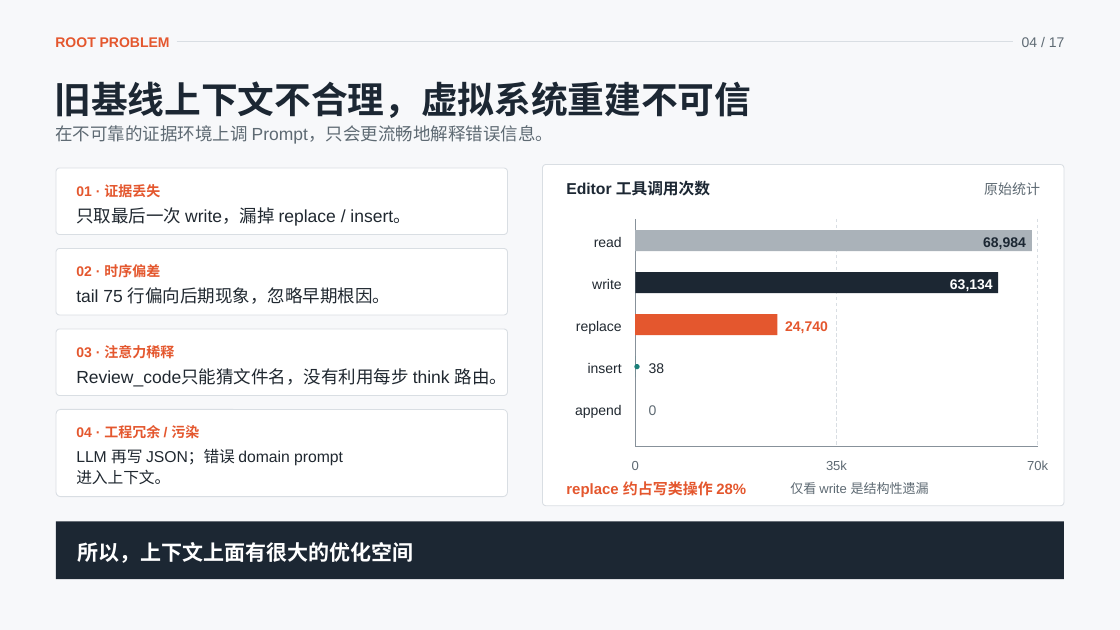
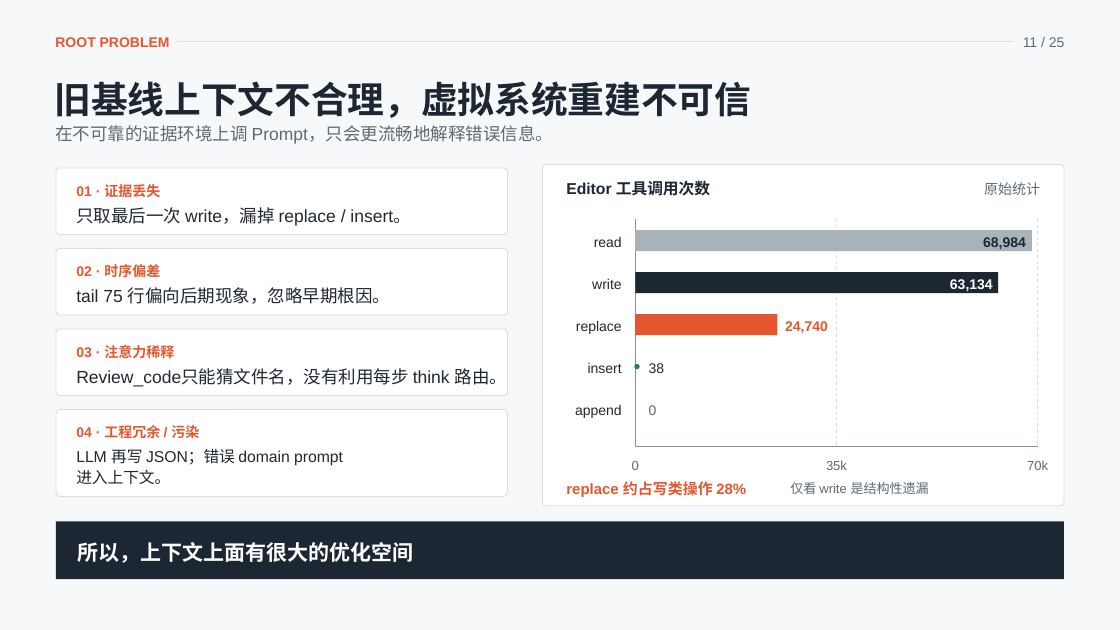
Before and after one commit to Iwtbs27/internship-project-introduction, a slide deck: slide 11 of PPT-MetaGPT/PPT-MetaGPT归因Agent/吕辉煌：归因Agent-PPT.pptx (slide 4 before the commit). Drawn at 1120x630 pixels with LibreOffice and Linux fonts; fonts in the diff are those of the drawing. Boxes give left, top, right and bottom in pixels: in the first picture for what was removed or moved away, otherwise in the second. Text is boxed around its words. In the diff, an @@ line names an element or a change of style, - is before the commit and + after.

```diff
--- a/PPT-MetaGPT/PPT-MetaGPT归因Agent/吕辉煌：归因Agent-PPT.pptx
+++ b/PPT-MetaGPT/PPT-MetaGPT归因Agent/吕辉煌：归因Agent-PPT.pptx
@@ text at (x1=1023, y1=37, x2=1065, y2=47): text changed @@
-04 / 17
+11 / 25
```
Also in this commit, not shown: 13 other slides changed, 9 slides added, 2 slides removed, 7 other files.
